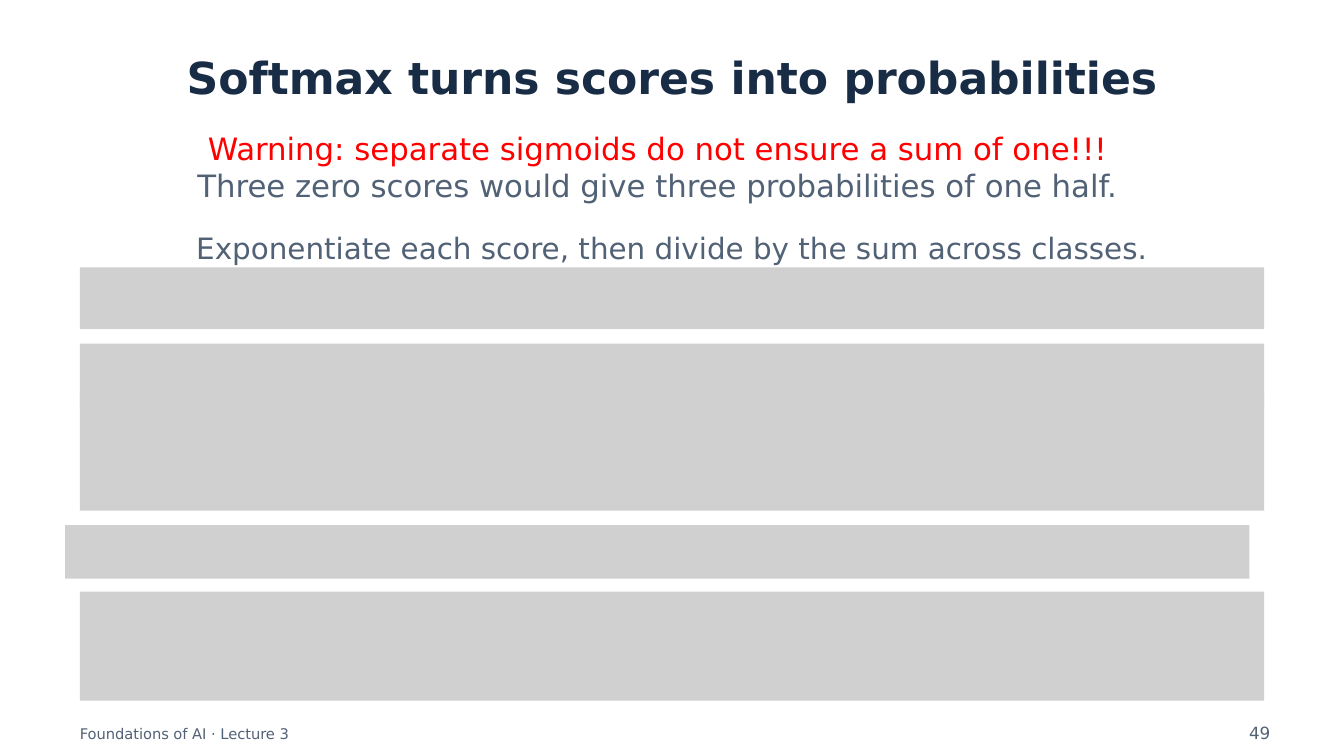
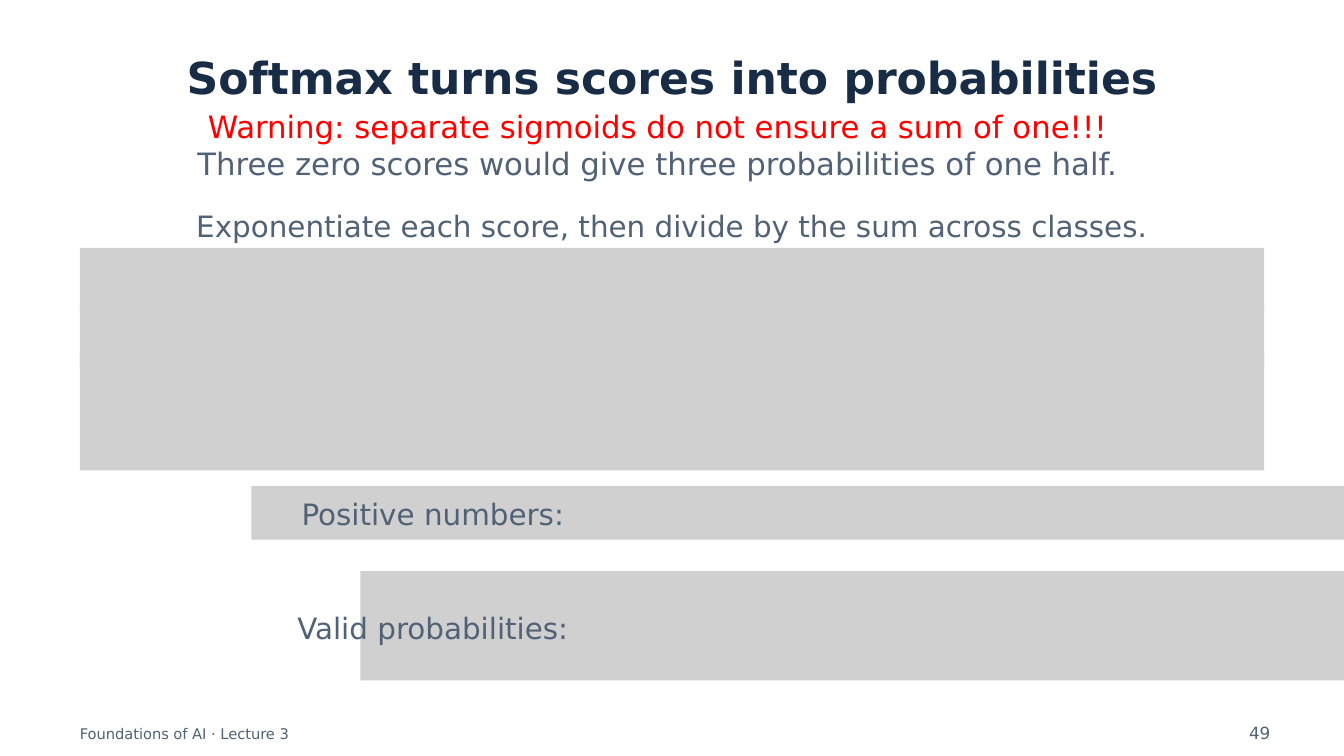
Before and after one commit to semtm0051/2026_27, a slide deck: slide 49 of Week_03/Slides/Week_03 - Slides.pptx. Drawn at 1344x756 pixels with LibreOffice and Linux fonts; fonts in the diff are those of the drawing; grey boxes stand for pictures. Boxes give left, top, right and bottom in pixels: in the first picture for what was removed or moved away, otherwise in the second. Text is boxed around its words. In the diff, an @@ line names an element or a change of style, - is before the commit and + after.

```diff
--- a/Week_03/Slides/Week_03 - Slides.pptx
+++ b/Week_03/Slides/Week_03 - Slides.pptx
@@ text "Warning: separate sigmoids do not ...": place and size @@
-text "Warning: separate sigmoids do not ..." at bbox=[197, 136, 1117, 204]
+text "Warning: separate sigmoids do not ..." at bbox=[197, 114, 1117, 182]
@@ text "Exponentiate each score, then divide ...": place and size @@
-text "Exponentiate each score, then divide ..." at bbox=[196, 236, 1147, 265]
+text "Exponentiate each score, then divide ..." at bbox=[196, 214, 1147, 243]
@@ picture: place and size @@
-picture at bbox=[80, 267, 1264, 329]
+picture at bbox=[80, 248, 1264, 311]
@@ picture added at bbox=[80, 307, 1264, 368] @@
@@ picture: place and size @@
-picture at bbox=[80, 393, 1264, 511]
+picture at bbox=[80, 353, 1264, 471]
@@ picture removed at bbox=[80, 344, 1264, 406] @@
@@ picture added at bbox=[251, 486, 1344, 539] @@
@@ text added at bbox=[302, 502, 564, 526], 21 pt, text #526276 @@
+Positive numbers:
@@ picture removed at bbox=[66, 525, 1250, 579] @@
@@ picture: place and size @@
-picture at bbox=[80, 592, 1264, 701]
+picture at bbox=[361, 572, 1344, 681]
@@ text added at bbox=[297, 615, 568, 645], 21 pt, text #526276 @@
+Valid probabilities:
```
Also in this commit, not shown: 11 other slides changed, 1 slide removed, 1 other file.
